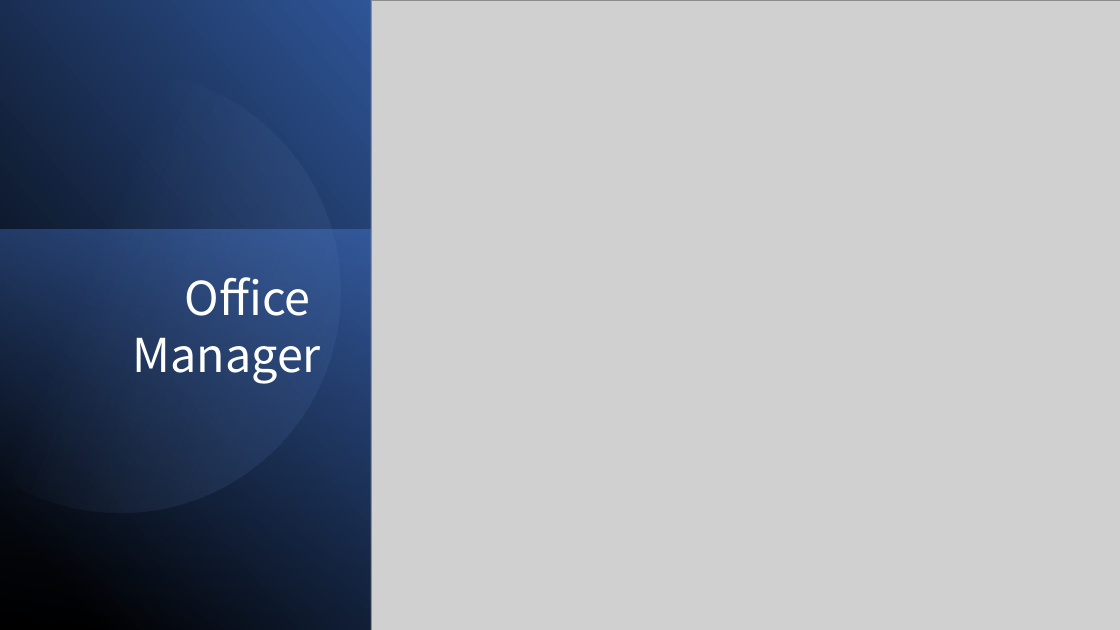
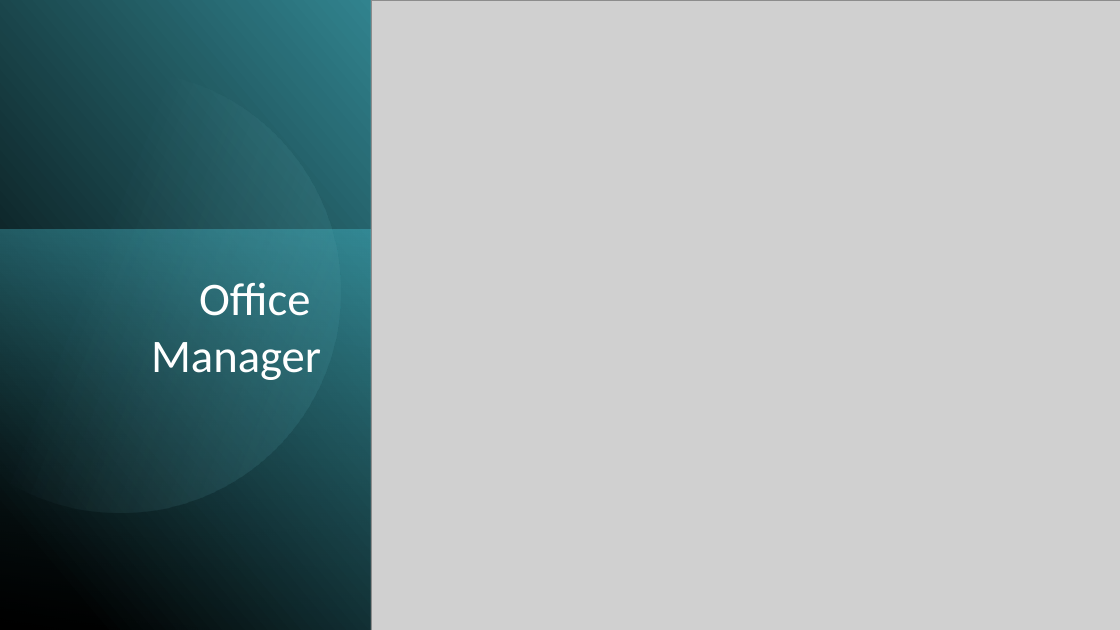
Before and after one commit to csc0007/CS501_GroupWork, a slide deck: slide 1 of Homework4/Question6/Initial_Project_Ideas.pptx. Drawn at 1120x630 pixels with LibreOffice and Linux fonts; fonts in the diff are those of the drawing; grey boxes stand for pictures. Boxes give left, top, right and bottom in pixels: in the first picture for what was removed or moved away, otherwise in the second. Text is boxed around its words. In the diff, an @@ line names an element or a change of style, - is before the commit and + after.

```diff
--- a/Homework4/Question6/Initial_Project_Ideas.pptx
+++ b/Homework4/Question6/Initial_Project_Ideas.pptx
@@ background #FFFFFF to #000000 @@
@@ rectangle at <box>0,0,371,630</box>: fill gradient #000000 to #2F5597 to gradient #000000 to #31828E @@
@@ freeform shape at <box>0,44,380,552</box>: fill gradient #8FAADC to #2F5597 to gradient #8DCFD8 to #31828E @@
@@ rectangle at <box>0,230,371,630</box>: fill gradient #4472C4 to #203864 to gradient #41AEBD to #20575E @@
@@ text "Office" at <box>151,283,321,380</box>: font Noto Sans CJK SC to Calibri @@
```
Also in this commit, not shown: 3 other slides changed, 2 slides added, 2 slides removed, 2 other files.
